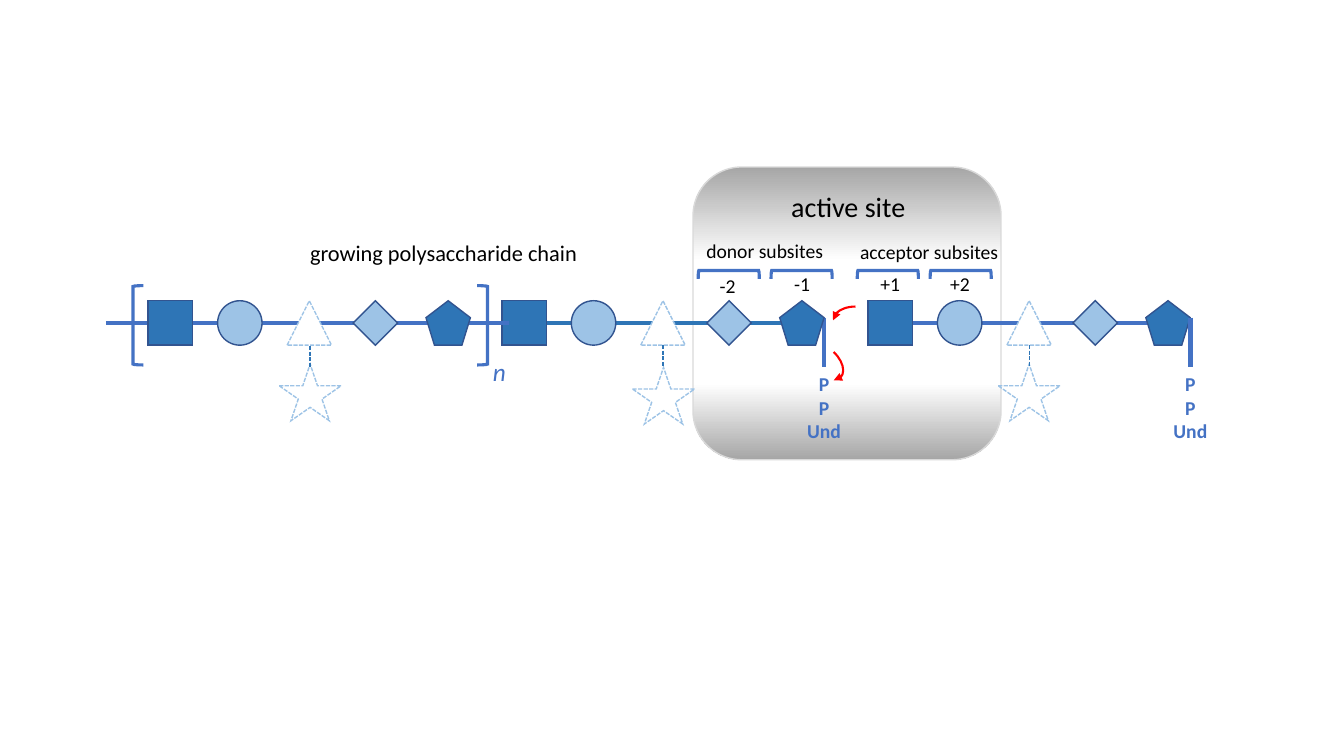
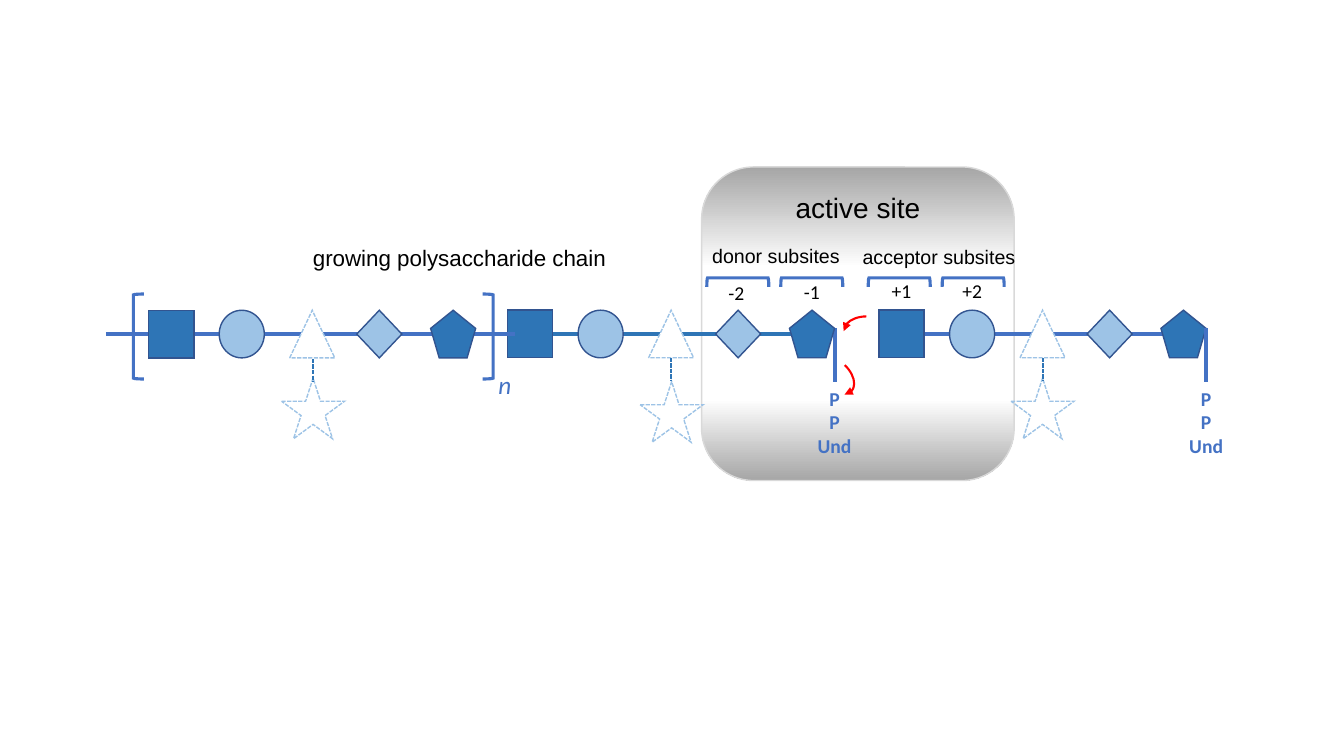
Before and after one commit to idameitil/sdpl-utilizing-gts, a slide deck: slide 1 of manuscript/figures/garry-bernard-figures/garry-bernard-figures.pptx. Drawn at 1344x756 pixels with LibreOffice and Linux fonts; fonts in the diff are those of the drawing. Boxes give left, top, right and bottom in pixels: in the first picture for what was removed or moved away, otherwise in the second. Text is boxed around its words. In the diff, an @@ line names an element or a change of style, - is before the commit and + after.

```diff
--- a/manuscript/figures/garry-bernard-figures/garry-bernard-figures.pptx
+++ b/manuscript/figures/garry-bernard-figures/garry-bernard-figures.pptx
@@ rounded rectangle: place and size @@
-rounded rectangle at box(694, 167, 1002, 460)
+rounded rectangle at box(702, 167, 1014, 481)
@@ font Calibri to Arial in 4 elements at box(313, 249, 605, 271), box(796, 197, 921, 219), box(712, 248, 840, 263), box(863, 249, 1015, 268) @@
@@ left bracket: place and size @@
-left bracket at box(133, 285, 143, 365)
+left bracket at box(133, 294, 143, 379)
@@ left bracket: place and size @@
-left bracket at box(477, 285, 487, 365)
+left bracket at box(483, 294, 493, 379)
@@ 4 left brackets, 3 texts: place and size @@
-4 left brackets, 3 texts at box(698, 271, 992, 291)
+4 left brackets, 3 texts at box(707, 278, 1005, 299)
@@ 1 rectangle, 1 ellipse, 1 triangle: place and size @@
-1 rectangle, 1 ellipse, 1 triangle at box(148, 300, 332, 345)
+1 rectangle, 1 ellipse, 1 triangle at box(149, 311, 335, 358)
@@ 1 pentagon, 1 diamond, 1 rectangle, 1 ellipse, 1 triangle: place and size @@
-1 pentagon, 1 diamond, 1 rectangle, 1 ellipse, 1 triangle at box(353, 300, 686, 345)
+1 pentagon, 1 diamond, 1 rectangle, 1 ellipse, 1 triangle at box(357, 311, 694, 358)
@@ line moved from (825, 318) - (825, 367) to (835, 329) - (835, 382) @@
@@ 2 arc (boxed as its full ellipse)s, 1 text, 1 diamond, 1 pentagon, 1 rectangle, 1 ellipse: place and size @@
-2 arc (boxed as its full ellipse)s, 1 text, 1 diamond, 1 pentagon, 1 rectangle, 1 ellipse at box(707, 280, 982, 388)
+2 arc (boxed as its full ellipse)s, 1 text, 1 diamond, 1 pentagon, 1 rectangle, 1 ellipse at box(716, 287, 995, 402)
@@ 1 triangle, 1 diamond, 1 pentagon: place and size @@
-1 triangle, 1 diamond, 1 pentagon at box(1007, 300, 1191, 345)
+1 triangle, 1 diamond, 1 pentagon at box(1020, 311, 1207, 358)
@@ line moved from (1191, 318) - (1191, 367) to (1207, 329) - (1207, 382) @@
@@ line moved from (106, 323) - (509, 323) to (106, 334) - (514, 334) @@
@@ line moved from (311, 346) - (311, 367) to (314, 359) - (314, 382) @@
@@ line moved from (502, 323) - (814, 323) to (508, 334) - (824, 334) @@
@@ line moved from (663, 345) - (663, 366) to (671, 358) - (671, 380) @@
@@ line moved from (868, 323) - (1180, 323) to (879, 334) - (1196, 334) @@
@@ line moved from (1029, 345) - (1029, 366) to (1044, 358) - (1044, 380) @@
@@ star: place and size @@
-star at box(279, 364, 342, 420)
+star at box(281, 378, 345, 439)
@@ text "n": place and size @@
-text "n" at box(493, 369, 506, 381)
+text "n" at box(498, 382, 511, 394)
@@ star: place and size @@
-star at box(632, 367, 695, 423)
+star at box(640, 382, 704, 443)
@@ text "P": place and size @@
-text "P" at box(807, 378, 841, 438)
+text "P" at box(818, 393, 852, 453)
@@ star: place and size @@
-star at box(998, 364, 1061, 420)
+star at box(1011, 378, 1075, 439)
@@ text "P": place and size @@
-text "P" at box(1173, 378, 1207, 438)
+text "P" at box(1189, 393, 1223, 453)
```
Also in this commit, not shown: 10 other files.
